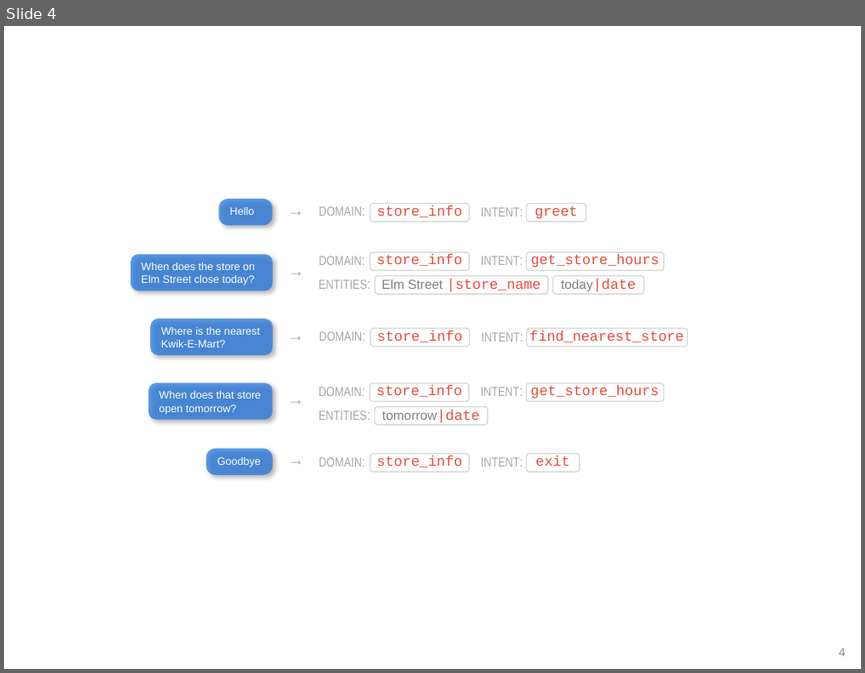
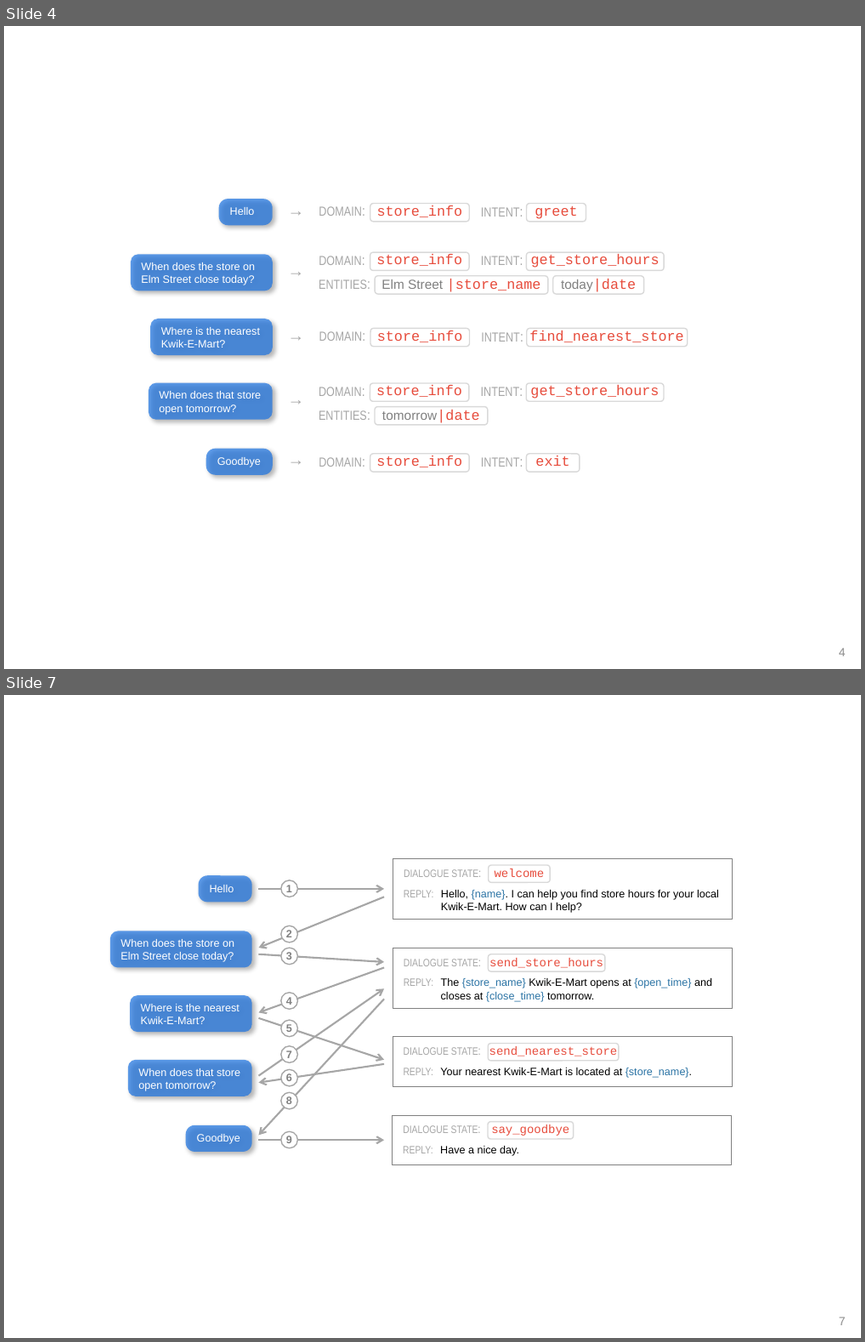
Before and after one commit to cisco/mindmeld, a slide deck: docs/source/images/images.pptx. Shown one above the other, each under a label of ours: slide 4 before the commit, slides 4 and 7 after it; the slides between them are not shown. The pictures are 865x673 and 865x1342 pixels, drawn with LibreOffice and Linux fonts; fonts in the diff are those of the drawing. Boxes give left, top, right and bottom in pixels: in the first picture for what was removed or moved away, otherwise in the second. Text is boxed around its words. In the diff, an @@ line names an element or a change of style, - is before the commit and + after.

```diff
--- a/docs/source/images/images.pptx
+++ b/docs/source/images/images.pptx
@@ slide 7 added at <box>4,695,861,1338</box>, background #FFFFFF @@
@@ group added at <box>110,859,732,1164</box>: 17 texts, 13 rounded rectangles, 9 arrows, 9 ellipses @@
+Hello
+When does the store on
+Elm Street close today?
+Where is the nearest
+Kwik-E-Mart?
+When does that store open tomorrow?
+Goodbye
+DIALOGUE STATE:
+welcome
+REPLY: Hello, {name}. I can help you find store hours for your local
+Kwik-E-Mart. How can I help?
+DIALOGUE STATE:
+send_store_hours
+REPLY: The {store_name} Kwik-E-Mart opens at {open_time} and closes at {close_time} tomorrow.
+DIALOGUE STATE:
+send_nearest_store
+REPLY: Your nearest Kwik-E-Mart is located at {store_name}.
+DIALOGUE STATE:
+say_goodbye
+REPLY: Have a nice day.
+1
+2
+3
+4
+5
+6
+7
+8
+9
@@ page number added at <box>839,1316,846,1325</box>, 10 pt, text #8C8C8C @@
+7
```
Also in this commit, not shown: 2 other slides added, 9 other files.
